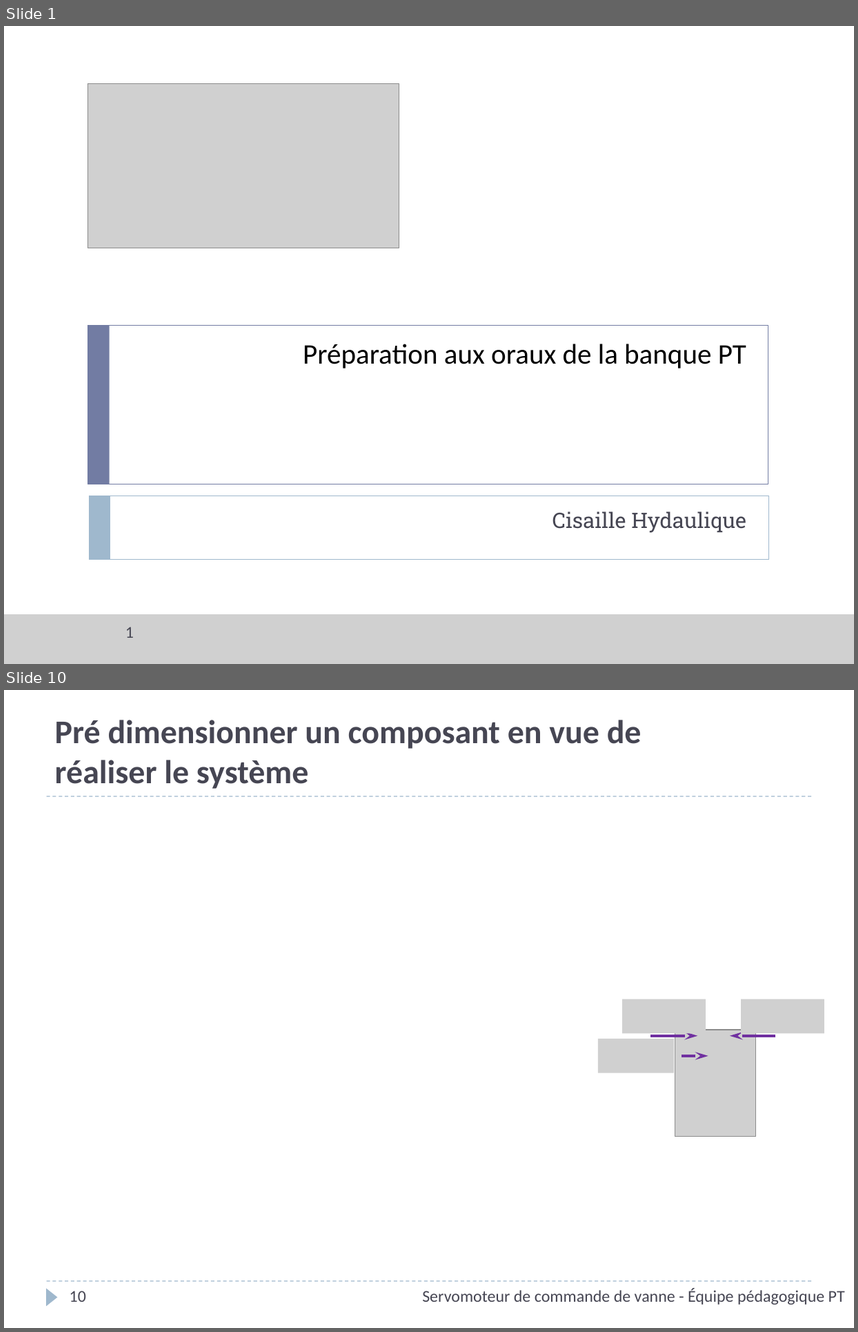
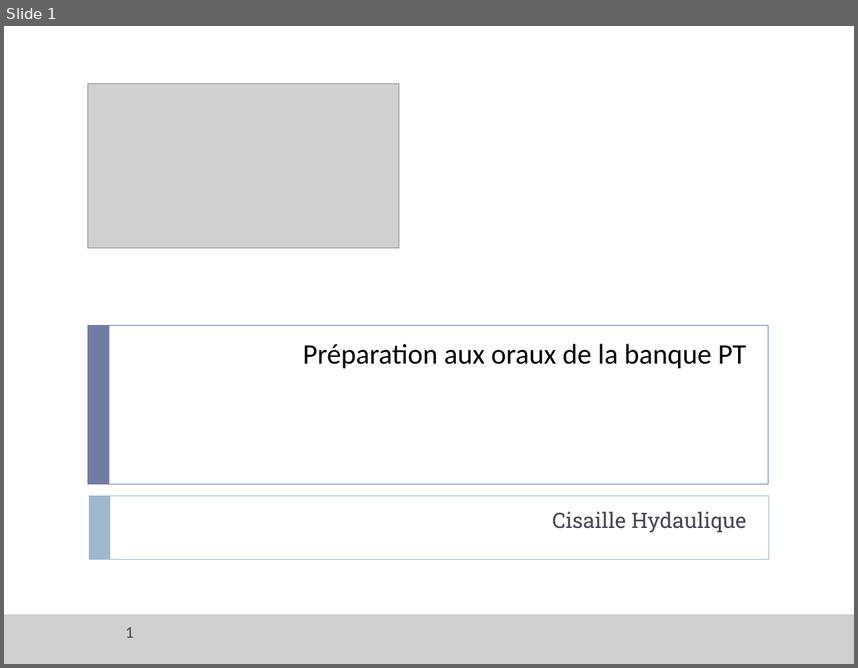
Before and after one commit to xpessoles/PT_Oraux, a slide deck: Interrogation_SII/03_Cisaille hydraulique/ServoMoteur_CommandeVanne_Corrige.pptx. Shown one above the other, each under a label of ours: slides 1 and 10 before the commit, slide 1 after it; the slides between them are not shown. The pictures are 858x1332 and 858x668 pixels, drawn with LibreOffice and Linux fonts; fonts in the diff are those of the drawing; grey boxes stand for pictures; background and template pictures are left out. Boxes give left, top, right and bottom in pixels: in the first picture for what was removed or moved away, otherwise in the second. Text is boxed around its words. In the diff, an @@ line names an element or a change of style, - is before the commit and + after.

```diff
--- a/Interrogation_SII/03_Cisaille hydraulique/ServoMoteur_CommandeVanne_Corrige.pptx
+++ b/Interrogation_SII/03_Cisaille hydraulique/ServoMoteur_CommandeVanne_Corrige.pptx
@@ slide 10 removed at [4,690,854,1328], background #FFFFFF @@
@@ title removed at [55,720,642,789] @@
-  Pré dimensionner un composant en vue de réaliser le système
@@ line removed from (47, 796) to (811, 796) @@
@@ picture removed at [622,998,705,1032] @@
@@ picture removed at [741,998,824,1032] @@
@@ picture removed at [598,1038,674,1072] @@
@@ arrow removed from (651, 1035) to (697, 1035) @@
@@ picture removed at [675,1029,755,1136] @@
@@ arrow removed from (776, 1035) to (730, 1035) @@
@@ arrow removed from (682, 1056) to (708, 1056) @@
@@ line removed from (47, 1281) to (811, 1281) @@
@@ triangle removed at [47,1288,58,1305] @@
@@ text removed at [422,1288,845,1304] @@
-Servomoteur de commande de vanne - Équipe pédagogique PT
@@ page number removed at [70,1290,86,1301] @@
-10
```
Also in this commit, not shown: 2 slides changed, 9 other slides removed, 2 other files.
